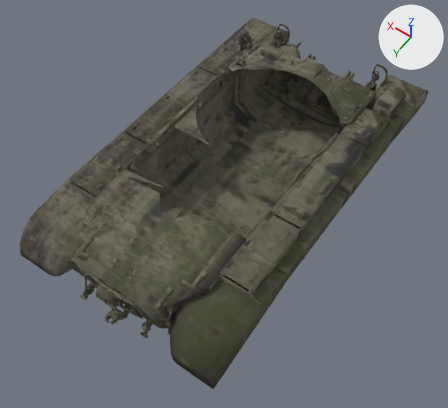
Renders of the OBJ model unity/Assets/_Game/Resources/Models/pershing_hull_m3.obj from each side of a commit.
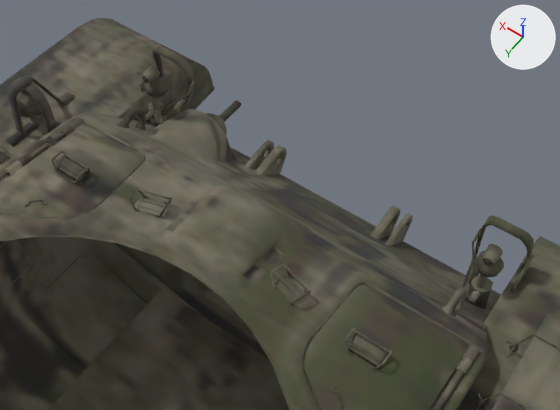
There are two pictures of each version: one whole from a 50 mm camera at (-3.49, 5.27, 6.57) aimed at (-0.09, 0.51, -0.9), one close up from a 50 mm camera at (-1.28, -0.55, 2.62) aimed at (-0.15, -2.14, 0.13). The lights are fixed; the arrows at upper right show +X, +Y and +Z. The last two pictures show the newer version. Where no turn or scale is listed for an object, it has been applied to the vertices. Vertices at exactly the same position are counted once.

The first close-up shows 'pershing_hull_m3'.
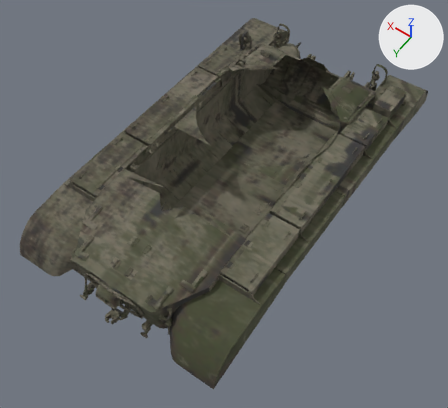
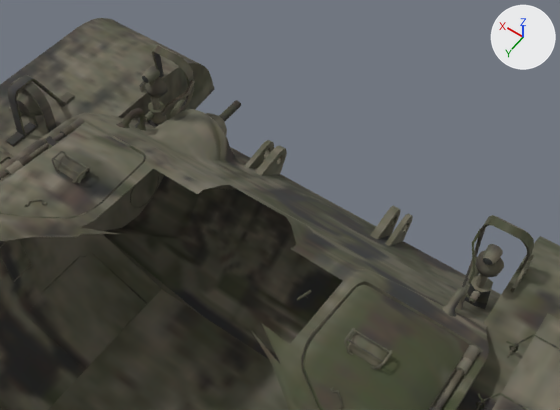
Edits to the scene script, one JSON object a line:
```json
{"block": "me_pershing_hull_m3", "where": "# used by ob_pershing_hull_m3; location = (0.0, 0.0, 0.0)"}
{"op": "remove", "block": "me_pershing_hull_m3", "code": "me_pershing_hull_m3.from_pydata(...)  # 8213 vertices, 13641 faces; spans x -1.71..1.68, y -3.09..3.05, z -1.16..0.1"}
{"op": "add", "block": "me_pershing_hull_m3", "code": "me_pershing_hull_m3.from_pydata(...)  # 7965 vertices, 13187 faces; spans x -1.71..1.68, y -3.09..3.05, z -1.16..0.1"}
{"block": "me_pershing_hull_m3", "change": "me_pershing_hull_m3 part 1: 8 loose pieces with 164 vertices, spanning x -0.46..0.43, y -1.95..-1.83, z 0.01..0.08, are deleted"}
{"block": "me_pershing_hull_m3", "change": "me_pershing_hull_m3 part 2"}
{"block": "me_pershing_hull_m3", "change": "84 vertices are removed from x -0.44..0.34, y -2.13..-1.66, z 0.0..0.07"}
{"block": "me_pershing_hull_m3", "change": "182 faces are deleted"}
{"block": "me_pershing_hull_m3", "change": "2 new faces join them"}
```

Location of each change, (x1, y1, x2, y2) in pixels of the close-ups (560 x 410 px):
```json
{"part": 1, "of": "me_pershing_hull_m3", "change": "deleted", "before": [129, 187, 309, 298]}
{"part": 2, "of": "me_pershing_hull_m3", "change": "cut back", "before": [78, 169, 342, 363]}
```
